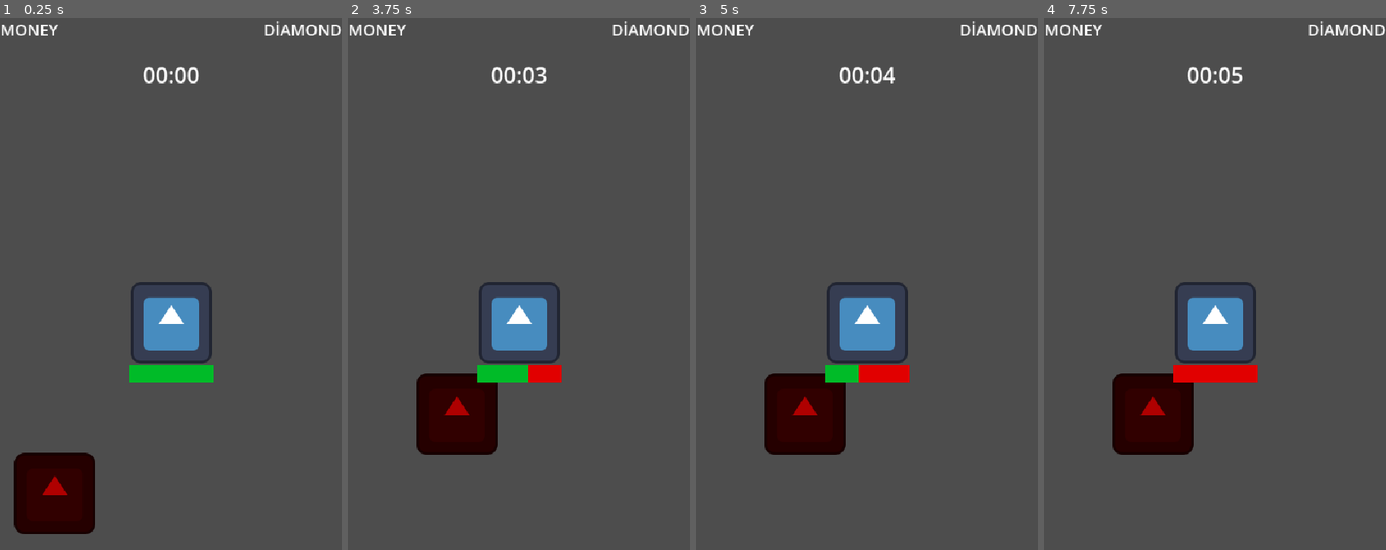
Above: before the commit, frames 1-4 (left to right).
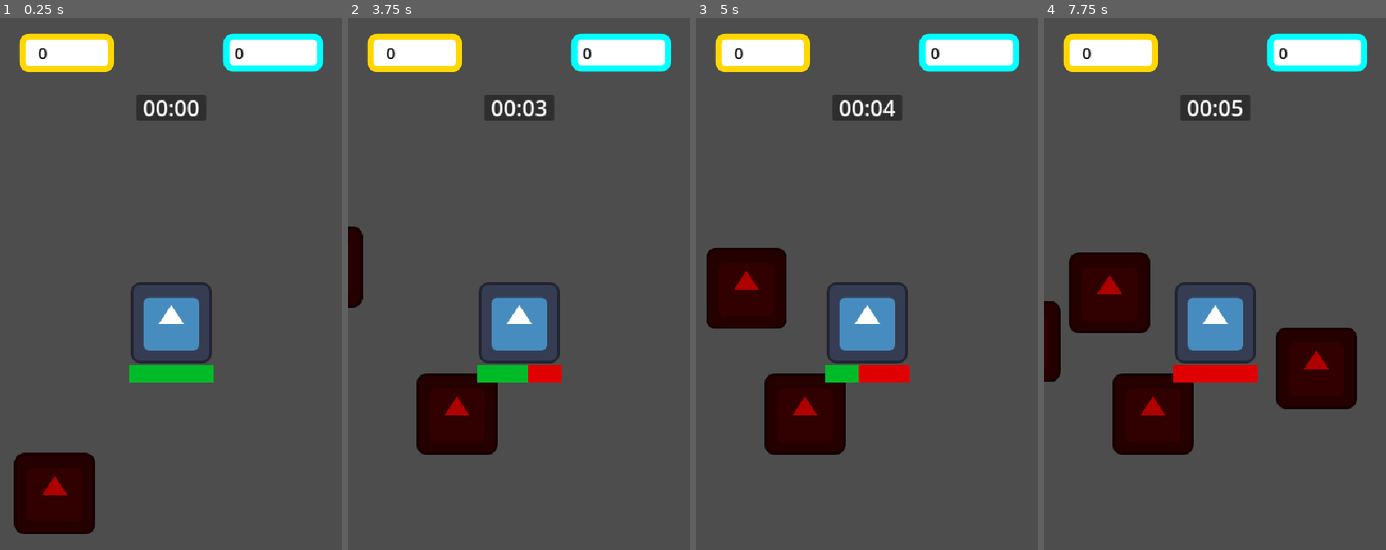
Above: after the commit, the same moments.

Repository: StenSOS/idlesurvivor
Game: Godot game, scene res://main/main.tscn
Two runs of this game, one before a commit and one after it. Both use one fixed random seed, a clock stepped at 60 frames per second and the inputs below. The engine's default icon, where the game draws it, is replaced by a stand-in: a white triangle on a blue panel in a dark square.
Inputs:
- Up to frame 1 (0.25 s): no input
- Up to frame 2 (3.75 s): tap Enter at 2.75 s; tap Space at 3.5 s
- Up to frame 3 (5 s): no input
- Up to frame 4 (7.75 s): no input

The runs differ from the first frame. In frame 1, 5.6% of the frame differs, in the area x 0-100%, y 0-20%; in frame 2, 6.3%; in frame 3, 9.1%; in frame 4, 13%, in the area x 0-100%, y 0-74%.

Commit message:
enemy spawn

Diff:
--- a/enemy/enemy.gd
+++ b/enemy/enemy.gd
@@ -4,6 +4,8 @@
 @export var damage: int = 5
 @export var attack_distance: float = 175
 @export var attack_rate: float = 1.0   # saniyede bir vur
+@export var maxHp := 10
+@export var currentHp := maxHp
 
 @onready var attack_cooldown_timer = $attackCooldownTimer
 
--- /dev/null
+++ b/main/enemy_holder.gd
@@ -0,0 +1,42 @@
+extends Node2D
+
+@export var enemy_scene: PackedScene = preload("res://enemy/enemy.tscn")
+@export var spawn_radius: float = 500.0
+
+var timer := 0.0
+var spawn_rate := 2.0  # Başlangıç: 2 saniye
+var difficulty_timer := 0.0
+const MIN_SPAWN_RATE := 0.5
+
+func _process(delta: float) -> void:
+	timer += delta
+	difficulty_timer += delta
+
+	# Spawn zamanı?
+	if timer >= spawn_rate:
+		spawn_enemy()
+		timer = 0.0
+
+	# Zorluk artışı (her 60 saniyede spawn hızlanır)
+	var new_rate = 2.0 - (difficulty_timer / 60.0)
+	spawn_rate = max(new_rate, MIN_SPAWN_RATE)  # Asla 0.5'ten aşağı düşmez
+
+
+func spawn_enemy():
+	if enemy_scene == null:
+		print("ERROR: enemy_scene bağlı değil!")
+		return
+
+	var enemy = enemy_scene.instantiate()
+
+	# Çemberde rastgele konum
+	var angle = randf() * TAU
+	var pos = Vector2(cos(angle), sin(angle)) * spawn_radius
+	enemy.global_position = pos
+
+	# Enemy HP güçlendirme
+	var extraHp = int(difficulty_timer / 30.0) * 5  # her 30 sn +5 HP
+	enemy.maxHp += extraHp
+
+	# Sahneye ekle
+	get_parent().add_child(enemy)
--- a/main/main.gd
+++ b/main/main.gd
@@ -2,13 +2,20 @@
 
 enum GameState {START, RUNNING, END}
 
-@onready var timer_label = $HUD/timerLabel
+@onready var timer_label = $HUD/Panel/timerLabel
+@onready var money_label = $HUD/Panel2/moneyLabel
+@onready var diamond_label = $HUD/Panel3/diamondLabel
+
 @onready var player = $Player
 
-
 @export var winTime :float
+@export var money : int = 0
+@export var diamonds : int = 0
 
 var elapsedTime := 0.0
+
+func _ready():
+	update_ui()
 
 func _process(delta):
 	if not player.isDead:
@@ -21,3 +28,14 @@
 
 	if elapsedTime >= winTime:
 		print("win")
+
+func add_currency(amount: int, is_diamond: bool = false):
+	if is_diamond:
+		diamonds += amount
+	else:
+		money += amount
+	update_ui()
+
+func update_ui():
+	money_label.text = str(money)
+	diamond_label.text =  str(diamonds)
--- a/main/main.tscn
+++ b/main/main.tscn
@@ -1,8 +1,33 @@
-[gd_scene load_steps=4 format=3 uid="uid://cqoqbydymbryu"]
+[gd_scene load_steps=7 format=3 uid="uid://cqoqbydymbryu"]
 
 [ext_resource type="Script" uid="uid://ddlvmim6ogx5y" path="res://main/main.gd" id="1_ig7tw"]
 [ext_resource type="PackedScene" uid="uid://bctmk6jmk8imm" path="res://player/player.tscn" id="2_0xm2m"]
+[ext_resource type="Script" uid="uid://wiqt1pnxcdyq" path="res://main/enemy_holder.gd" id="3_c651c"]
 [ext_resource type="PackedScene" uid="uid://ditoop2pfk6wu" path="res://enemy/enemy.tscn" id="3_xwkvk"]
+
+[sub_resource type="StyleBoxFlat" id="StyleBoxFlat_xwkvk"]
+bg_color = Color(1, 1, 1, 1)
+border_width_left = 10
+border_width_top = 10
+border_width_right = 10
+border_width_bottom = 10
+border_color = Color(1, 0.843137, 0, 1)
+corner_radius_top_left = 15
+corner_radius_top_right = 15
+corner_radius_bottom_right = 15
+corner_radius_bottom_left = 15
+
+[sub_resource type="StyleBoxFlat" id="StyleBoxFlat_c651c"]
+bg_color = Color(1, 1, 1, 1)
+border_width_left = 10
+border_width_top = 10
+border_width_right = 10
+border_width_bottom = 10
+border_color = Color(0, 1, 1, 1)
+corner_radius_top_left = 15
+corner_radius_top_right = 15
+corner_radius_bottom_right = 15
+corner_radius_bottom_left = 15
 
 [node name="Node2D" type="Node2D"]
 script = ExtResource("1_ig7tw")
@@ -10,31 +35,81 @@
 
 [node name="HUD" type="CanvasLayer" parent="."]
 
-[node name="timerLabel" type="Label" parent="HUD"]
+[node name="Panel" type="Panel" parent="HUD"]
 anchors_preset = 5
 anchor_left = 0.5
 anchor_right = 0.5
-offset_left = -20.0
-offset_top = 65.0
-offset_right = 20.0
-offset_bottom = 88.0
+offset_left = -55.0
+offset_top = 121.0
+offset_right = 55.0
+offset_bottom = 161.0
 grow_horizontal = 2
+
+[node name="timerLabel" type="Label" parent="HUD/Panel"]
+layout_mode = 1
+anchors_preset = 8
+anchor_left = 0.5
+anchor_top = 0.5
+anchor_right = 0.5
+anchor_bottom = 0.5
+offset_left = -41.0
+offset_top = -24.5
+offset_right = 41.0
+offset_bottom = 24.5
+grow_horizontal = 2
+grow_vertical = 2
 theme_override_font_sizes/font_size = 35
 text = "TİME"
 
-[node name="moneyLabel" type="Label" parent="HUD"]
-offset_right = 40.0
-offset_bottom = 23.0
+[node name="Panel2" type="Panel" parent="HUD"]
+offset_left = 30.0
+offset_top = 24.0
+offset_right = 180.0
+offset_bottom = 85.0
+theme_override_styles/panel = SubResource("StyleBoxFlat_xwkvk")
+
+[node name="moneyLabel" type="Label" parent="HUD/Panel2"]
+layout_mode = 1
+anchors_preset = 8
+anchor_left = 0.5
+anchor_top = 0.5
+anchor_right = 0.5
+anchor_bottom = 0.5
+offset_left = -45.5
+offset_top = -17.5
+offset_right = 45.5
+offset_bottom = 17.5
+grow_horizontal = 2
+grow_vertical = 2
+theme_override_colors/font_color = Color(0, 0, 0, 1)
 theme_override_font_sizes/font_size = 25
 text = "MONEY"
 
-[node name="diamondLabel" type="Label" parent="HUD"]
+[node name="Panel3" type="Panel" parent="HUD"]
 anchors_preset = 1
 anchor_left = 1.0
 anchor_right = 1.0
-offset_left = -40.0
-offset_bottom = 23.0
+offset_left = -188.0
+offset_top = 24.0
+offset_right = -30.0
+offset_bottom = 84.0
 grow_horizontal = 0
+theme_override_styles/panel = SubResource("StyleBoxFlat_c651c")
+
+[node name="diamondLabel" type="Label" parent="HUD/Panel3"]
+layout_mode = 1
+anchors_preset = 8
+anchor_left = 0.5
+anchor_top = 0.5
+anchor_right = 0.5
+anchor_bottom = 0.5
+offset_left = -61.5
+offset_top = -17.5
+offset_right = 61.5
+offset_bottom = 17.5
+grow_horizontal = 2
+grow_vertical = 2
+theme_override_colors/font_color = Color(0, 0, 0, 1)
 theme_override_font_sizes/font_size = 25
 text = "DİAMOND"
 
@@ -43,6 +118,7 @@
 [node name="Camera2D" type="Camera2D" parent="."]
 
 [node name="enemyHolder" type="Node2D" parent="."]
+script = ExtResource("3_c651c")
 
 [node name="enemy" parent="enemyHolder" instance=ExtResource("3_xwkvk")]
 position = Vector2(-198, 290)
Not shown, added: main/enemy_holder.gd.uid
Not shown, added: main/main.tscn2395367103.tmp
Not shown, added: main/main.tscn2456799513.tmp
Not shown, added: main/main.tscn2482434124.tmp
Not shown, added: main/main.tscn2498855837.tmp
